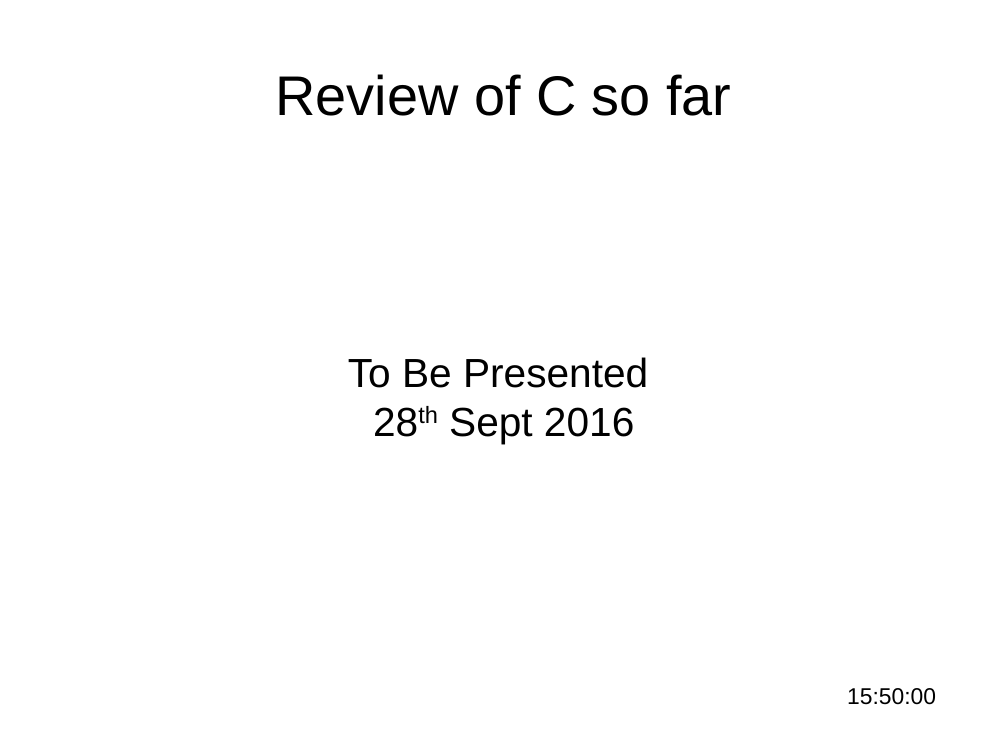
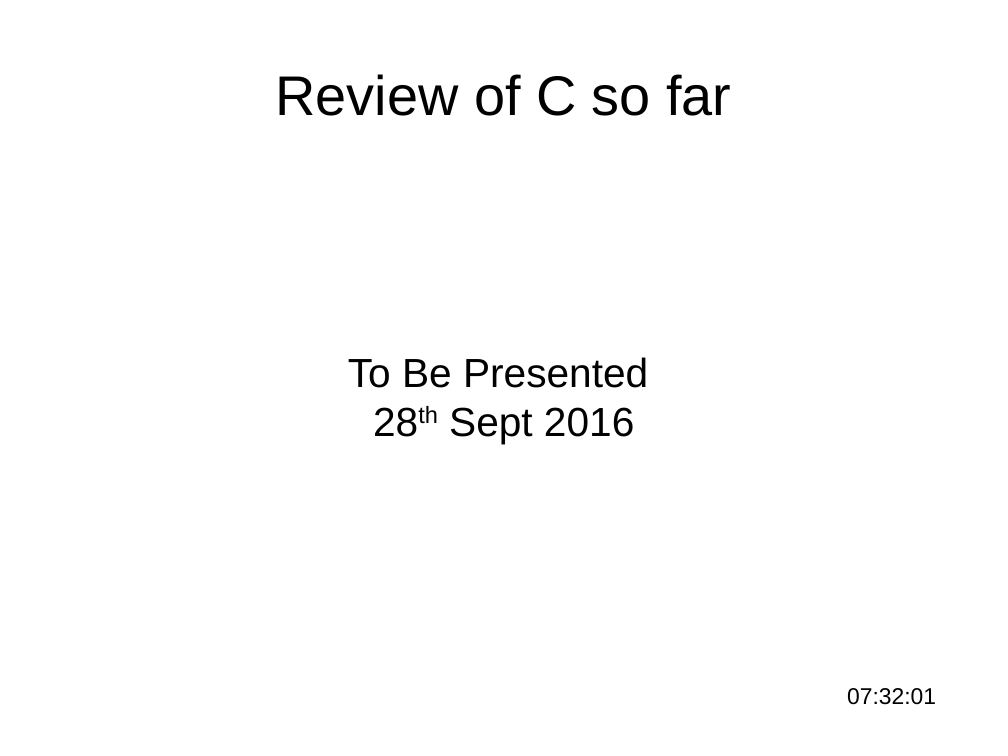
Before and after one commit to mark-woodrow/Tutoring-2, a slide deck: slide 1 of Recap.odp. Drawn at 1008x756 pixels with LibreOffice and Linux fonts; fonts in the diff are those of the drawing. Boxes give left, top, right and bottom in pixels: in the first picture for what was removed or moved away, otherwise in the second. Text is boxed around its words. In the diff, an @@ line names an element or a change of style, - is before the commit and + after.

```diff
--- a/Recap.odp
+++ b/Recap.odp
@@ text at (847, 688, 936, 705): text changed @@
-15:50:00
+07:32:01
```
Also in this commit, not shown: 3 other slides changed.
